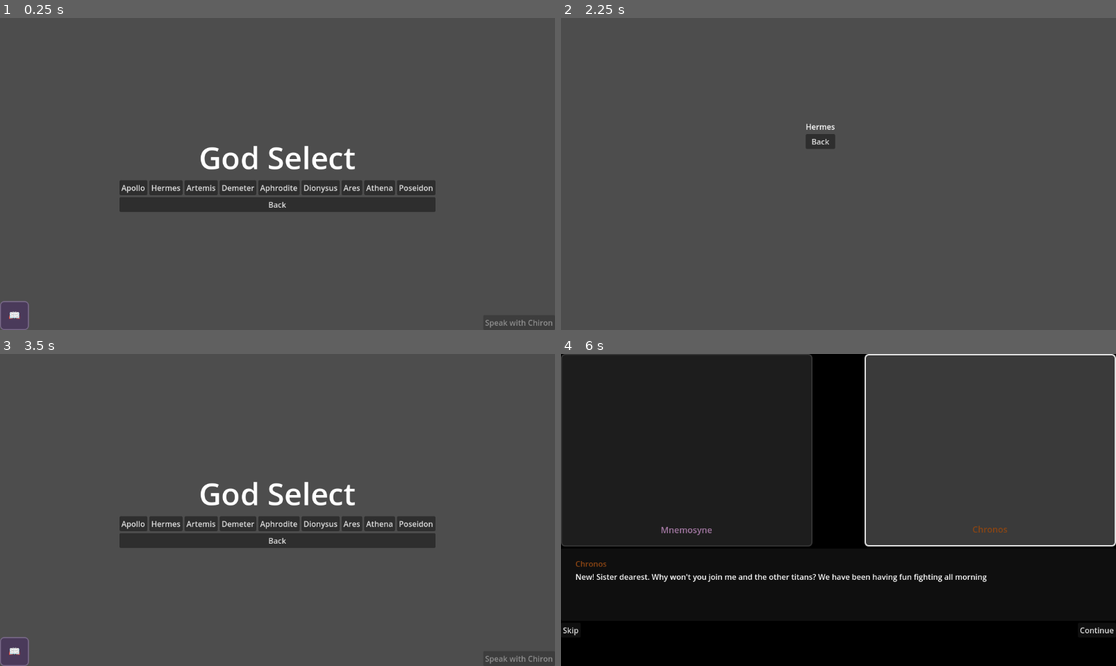
Above: before the commit, frames 1-4 (two rows, left to right).
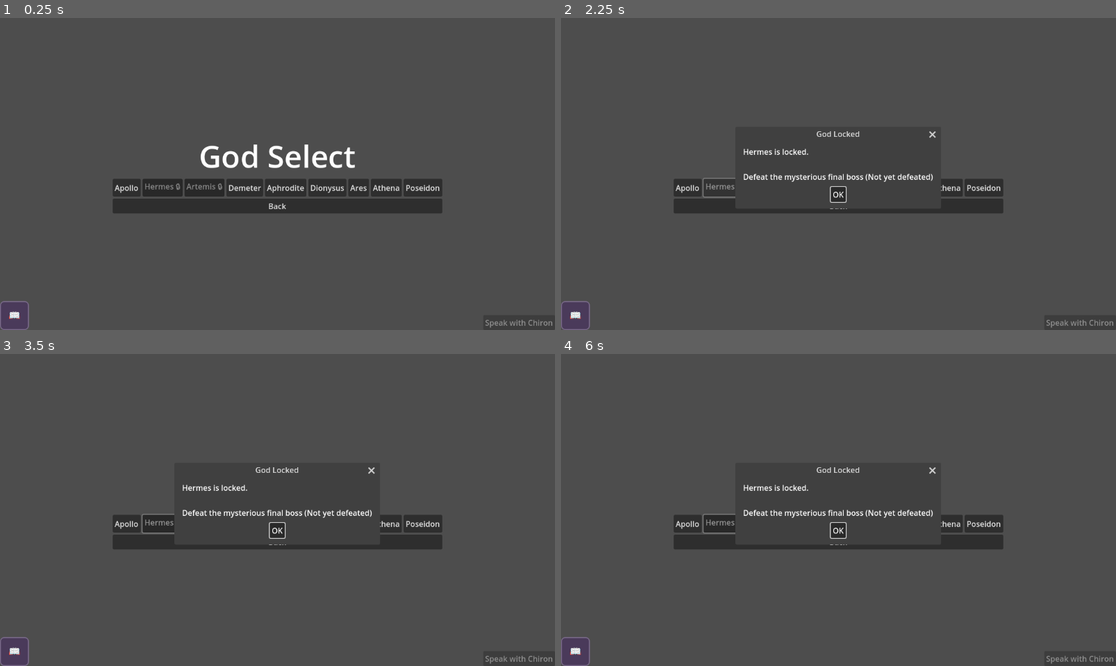
Above: after the commit, the same moments.

Repository: leslieharding/Mnemosyne
Game: Godot game, scene res://Scenes/GameModeSelect.tscn
Same seed, same stepped clock (60 frames per second), same inputs: the game is played once before the commit and once after it. This scene is started directly instead of the project's main scene.
Inputs (mouse positions are in pixels of both pictures, inside the frame that each line leads up to):
- Up to frame 1 (0.25 s): no input
- Up to frame 2 (2.25 s): click "Apollo" at 0.5 s; click "Back" at 1.25 s; click "Hermes" (after the commit: "Hermes 🔒") at 2 s
- Up to frame 3 (3.5 s): click "Back" at 2.75 s
- Up to frame 4 (6 s): click "Artemis" (after the commit: "Artemis 🔒") at 3.5 s; click "Back" at 4.25 s; click "Back" at 5 s; click (838, 491) at 5.75 s, where only the run before the commit has a clickable "New Game"

The runs differ from the first frame. In frame 1, 2.5% of the frame differs, in the area x 20-80%, y 40-63%; in frame 2, 3.7%; in frame 3, 2.8%; in frame 4, 72%, in the area x 0-100%, y 0-100%.

Commit message:
god unlock basic system implemented

Diff:
--- a/Scripts/card_battle_manager.gd
+++ b/Scripts/card_battle_manager.gd
@@ -1212,6 +1212,9 @@
 	# Record god experience (you used this god in battle)
 	record_god_experience()
 
+	# Check for god unlocks after recording the encounter
+	check_god_unlocks()
+
 	# Trigger conversation flags based on battle outcome
 	if has_node("/root/ConversationManagerAutoload"):
 		var conv_manager = get_node("/root/ConversationManagerAutoload")
@@ -2488,3 +2491,24 @@
 	# Record the god experience
 	memory_manager.record_god_experience(god_name, 1, deck_name)
 	print("Recorded god experience: ", god_name, " with deck ", deck_name)
+
+# Check for god unlocks after battle completion
+func check_god_unlocks():
+	if not has_node("/root/GlobalProgressTrackerAutoload"):
+		return
+
+	var progress_tracker = get_node("/root/GlobalProgressTrackerAutoload")
+	var newly_unlocked = progress_tracker.check_god_unlocks()
+
+	for god_name in newly_unlocked:
+		print("New god unlocked: ", god_name)
+
+		# Show notification
+		if notification_manager:
+			notification_manager.show_notification("🎉 " + god_name + " unlocked! 🎉")
+
+		# Could trigger a conversation here too
+		if has_node("/root/ConversationManagerAutoload"):
+			var conv_manager = get_node("/root/ConversationManagerAutoload")
+			# This conversation would need to be defined in conversation_manager.gd
+			conv_manager.trigger_conversation("hermes_unlocked")
--- a/Scripts/conversation_manager.gd
+++ b/Scripts/conversation_manager.gd
@@ -42,6 +42,9 @@
 
 	register_conversation("first_run_defeat", Priority.MILESTONE,
 		"Every setback contains the seeds of future triumph.")
+
+	register_conversation("hermes_unlocked", Priority.STORY,
+	"The messenger god takes notice of your growing prowess. Swift feet follow swift minds.")
 
 # Register a conversation definition
 func register_conversation(id: String, priority: Priority, description: String):
--- a/Scripts/game_mode_select.gd
+++ b/Scripts/game_mode_select.gd
@@ -2,26 +2,93 @@
 extends Control
 
 var journal_button: JournalButton
-# Chiron button will be added in the inspector, so we just need a reference
-@onready var chiron_button: ChironButton = $ChironButton  # Assuming you name it ChironButton in the scene
+
+# God button references
+@onready var apollo_button: Button = $VBoxContainer/HBoxContainer/ApolloButton
+@onready var hermes_button: Button = $VBoxContainer/HBoxContainer/HermesButton
+@onready var artemis_button: Button = $VBoxContainer/HBoxContainer/ArtemisButton
+@onready var chiron_button: ChironButton = $ChironButton
 
 func _ready():
 	setup_journal_button()
-	# No need to setup_chiron_button() since it's in the scene already
+	setup_god_buttons()
 
 func setup_journal_button():
 	if not journal_button:
 		journal_button = preload("res://Scenes/JournalButton.tscn").instantiate()
 		add_child(journal_button)
 
+func setup_god_buttons():
+	# Check god unlock status
+	if not has_node("/root/GlobalProgressTrackerAutoload"):
+		print("GlobalProgressTrackerAutoload not found!")
+		return
+
+	var progress_tracker = get_node("/root/GlobalProgressTrackerAutoload")
+	var unlocked_gods = progress_tracker.get_unlocked_gods()
+
+	print("Setting up god buttons - unlocked gods: ", unlocked_gods)
+
+	# Set up each god button
+	setup_individual_god_button("Apollo", apollo_button, unlocked_gods)
+	setup_individual_god_button("Hermes", hermes_button, unlocked_gods)
+	setup_individual_god_button("Artemis", artemis_button, unlocked_gods)
+	# Add more gods here as needed
+
+func setup_individual_god_button(god_name: String, button: Button, unlocked_gods: Array[String]):
+	if not button:
+		print("Button not found for god: ", god_name)
+		return
+
+	if god_name in unlocked_gods:
+		# God is unlocked - normal appearance and functionality
+		button.disabled = false
+		button.modulate = Color.WHITE
+		button.tooltip_text = "Play as " + god_name
+	else:
+		# God is locked - gray out and show unlock condition
+		button.disabled = false  # Keep clickable to show unlock info
+		button.modulate = Color(0.6, 0.6, 0.6)
+		button.text = god_name + " 🔒"
+
+		var progress_tracker = get_node("/root/GlobalProgressTrackerAutoload")
+		var unlock_desc = progress_tracker.get_god_unlock_description(god_name)
+		button.tooltip_text = "Locked: " + unlock_desc
+
 func _on_apollo_button_pressed() -> void:
-	get_tree().change_scene_to_file("res://Scenes/Apollo.tscn")
+	if is_god_available("Apollo"):
+		get_tree().change_scene_to_file("res://Scenes/Apollo.tscn")
+
+func _on_hermes_button_pressed() -> void:
+	if is_god_available("Hermes"):
+		get_tree().change_scene_to_file("res://Scenes/Hermes.tscn")
+	else:
+		show_unlock_requirements("Hermes")
+
+func _on_artemis_button_pressed() -> void:
+	if is_god_available("Artemis"):
+		get_tree().change_scene_to_file("res://Scenes/Artemis.tscn")
+	else:
+		show_unlock_requirements("Artemis")
+
+func is_god_available(god_name: String) -> bool:
+	if not has_node("/root/GlobalProgressTrackerAutoload"):
+		return god_name == "Apollo"  # Fallback
+
+	var progress_tracker = get_node("/root/GlobalProgressTrackerAutoload")
+	return progress_tracker.is_god_unlocked(god_name)
+
+func show_unlock_requirements(god_name: String):
+	var progress_tracker = get_node("/root/GlobalProgressTrackerAutoload")
+	var unlock_desc = progress_tracker.get_god_unlock_description(god_name)
+
+	# Create a simple dialog showing unlock requirements
+	var dialog = AcceptDialog.new()
+	dialog.dialog_text = god_name + " is locked.\n\n" + unlock_desc
+	dialog.title = "God Locked"
+	add_child(dialog)
+	dialog.popup_centered()
+	dialog.confirmed.connect(func(): dialog.queue_free())
 
 func _on_button_pressed() -> void:
 	get_tree().change_scene_to_file("res://Scenes/MainMenu.tscn")
-
-func _on_hermes_button_pressed() -> void:
-	get_tree().change_scene_to_file("res://Scenes/Hermes.tscn")
-
-func _on_artemis_button_pressed() -> void:
-	get_tree().change_scene_to_file("res://Scenes/Artemis.tscn")
--- a/Scripts/global_progress_tracker.gd
+++ b/Scripts/global_progress_tracker.gd
@@ -5,6 +5,17 @@
 # Structure: {god_name: {card_index: {capture_exp: X, defense_exp: Y}}}
 var progress_data: Dictionary = {}
 var save_path: String = "user://card_progress.save"
+
+# NEW: God unlock tracking
+var unlocked_gods: Array[String] = ["Apollo"]  # Apollo starts unlocked
+var god_unlock_conditions: Dictionary = {
+	"Hermes": {
+		"type": "boss_defeated",
+		"boss_name": "?????",
+		"description": "Defeat the mysterious final boss"
+	}
+}
+
 
 func _ready():
 	load_progress()
@@ -87,7 +98,11 @@
 func save_progress():
 	var save_file = FileAccess.open(save_path, FileAccess.WRITE)
 	if save_file:
-		save_file.store_var(progress_data)
+		var save_data = {
+			"progress_data": progress_data,
+			"unlocked_gods": unlocked_gods
+		}
+		save_file.store_var(save_data)
 		save_file.close()
 		print("Progress saved to ", save_path)
 	else:
@@ -98,10 +113,21 @@
 	if FileAccess.file_exists(save_path):
 		var save_file = FileAccess.open(save_path, FileAccess.READ)
 		if save_file:
-			progress_data = save_file.get_var()
+			var loaded_data = save_file.get_var()
+
+			# Handle both old and new save formats
+			if loaded_data is Dictionary and loaded_data.has("progress_data"):
+				# New format with god unlocks
+				progress_data = loaded_data.get("progress_data", {})
+				unlocked_gods = loaded_data.get("unlocked_gods", ["Apollo"])
+			else:
+				# Old format - just progress data
+				progress_data = loaded_data if loaded_data is Dictionary else {}
+				unlocked_gods = ["Apollo"]  # Default to just Apollo
+
 			save_file.close()
 			print("Progress loaded from ", save_path)
-			print("Current progress data: ", progress_data)
+			print("Unlocked gods: ", unlocked_gods)
 		else:
 			print("Failed to load progress!")
 	else:
@@ -117,3 +143,88 @@
 	if god_name in progress_data:
 		progress_data.erase(god_name)
 		save_progress()
+
+
+
+# === GOD UNLOCK FUNCTIONS ===
+
+# Check if a god is unlocked
+func is_god_unlocked(god_name: String) -> bool:
+	return god_name in unlocked_gods
+
+# Get all unlocked gods
+func get_unlocked_gods() -> Array[String]:
+	return unlocked_gods.duplicate()
+
+# Check and potentially unlock gods based on current progress
+func check_god_unlocks() -> Array[String]:
+	var newly_unlocked: Array[String] = []
+
+	for god_name in god_unlock_conditions:
+		if is_god_unlocked(god_name):
+			continue  # Already unlocked
+
+		var condition = god_unlock_conditions[god_name]
+		if check_unlock_condition(condition):
+			unlock_god(god_name)
+			newly_unlocked.append(god_name)
+
+	return newly_unlocked
+
+# Check if a specific unlock condition is met
+func check_unlock_condition(condition: Dictionary) -> bool:
+	match condition.get("type", ""):
+		"boss_defeated":
+			return check_boss_defeated(condition.get("boss_name", ""))
+		_:
+			return false
+
+# Check if a specific boss has been defeated
+func check_boss_defeated(boss_name: String) -> bool:
+	if not has_node("/root/MemoryJournalManagerAutoload"):
+		return false
+
+	var memory_manager = get_node("/root/MemoryJournalManagerAutoload")
+	var enemy_memories = memory_manager.get_all_enemy_memories()
+
+	if boss_name in enemy_memories:
+		var boss_data = enemy_memories[boss_name]
+		return boss_data.get("victories", 0) > 0
+
+	return false
+
+# Unlock a god
+func unlock_god(god_name: String):
+	if not god_name in unlocked_gods:
+		unlocked_gods.append(god_name)
+		save_progress()
+		print("God unlocked: ", god_name)
+
+		# Trigger conversation if available
+		if has_node("/root/ConversationManagerAutoload"):
+			var conv_manager = get_node("/root/ConversationManagerAutoload")
+			conv_manager.trigger_conversation("god_unlocked_" + god_name.to_lower())
+
+# Get unlock condition description for a locked god
+func get_god_unlock_description(god_name: String) -> String:
+	if is_god_unlocked(god_name):
+		return "Unlocked"
+
+	if god_name in god_unlock_conditions:
+		var condition = god_unlock_conditions[god_name]
+		var progress = get_unlock_progress_text(condition)
+		return condition.get("description", "Unknown requirement") + progress
+
+	return "No unlock condition defined"
+
+# Get progress text for unlock conditions
+func get_unlock_progress_text(condition: Dictionary) -> String:
+	match condition.get("type", ""):
+		"boss_defeated":
+			var boss_name = condition.get("boss_name", "")
+			if check_boss_defeated(boss_name):
+				return " ✓"
+			else:
+				return " (Not yet defeated)"
+		_:
+			return ""
